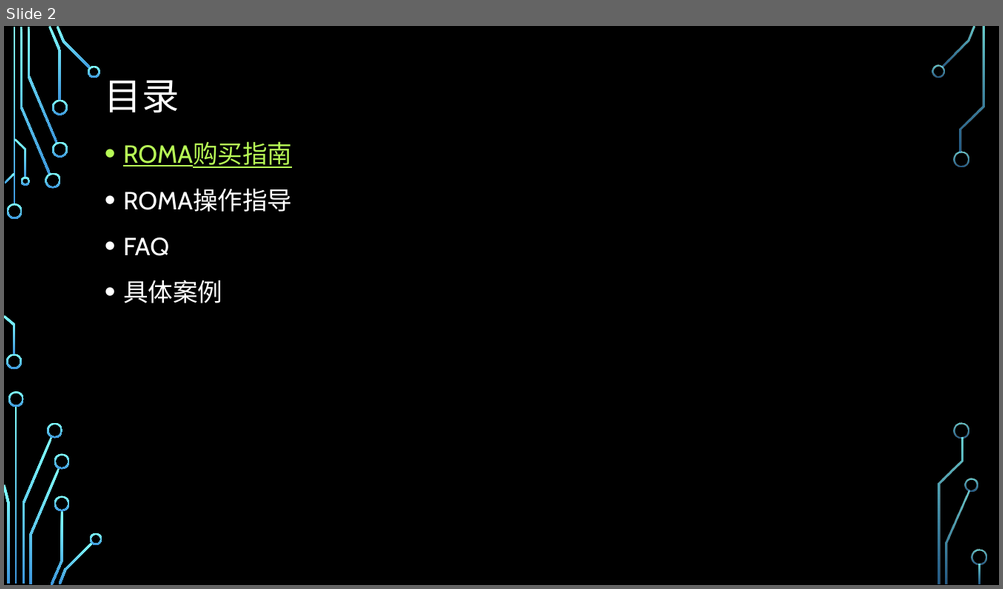
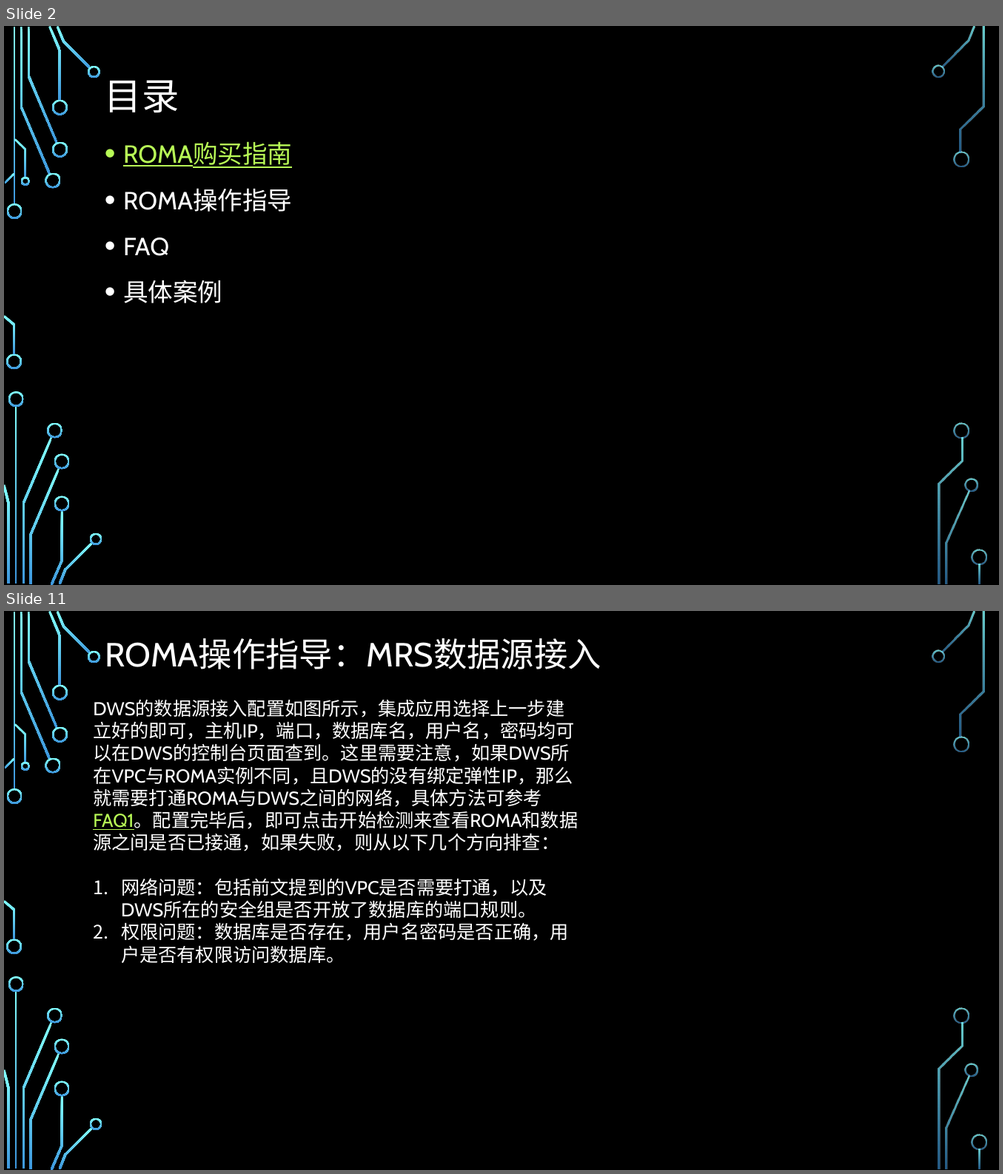
Before and after one commit to zhaoxukl1314/roma, a slide deck: ROMA使用手册.pptx. Shown one above the other, each under a label of ours: slide 2 before the commit, slides 2 and 11 after it; the slides between them are not shown. The pictures are 1003x589 and 1003x1174 pixels, drawn with LibreOffice and Linux fonts; fonts in the diff are those of the drawing; background and template pictures are left out. Boxes give left, top, right and bottom in pixels: in the first picture for what was removed or moved away, otherwise in the second. Text is boxed around its words. In the diff, an @@ line names an element or a change of style, - is before the commit and + after.

```diff
--- a/ROMA使用手册.pptx
+++ b/ROMA使用手册.pptx
@@ slide 11 added at bbox=[4, 611, 999, 1170], background picture (left out); not listed: 36 template elements that a slide beside it also shows @@
@@ title added at bbox=[105, 638, 601, 669], 32.4 pt, text #FFFFFF @@
+ROMA操作指导：MRS数据源接入
@@ text added at bbox=[93, 700, 578, 963], 18 pt, text #FFFFFF @@
+DWS的数据源接入配置如图所示，集成应用选择上一步建立好的即可，主机IP，端口，数据库名，用户名，密码均可以在DWS的控制台页面查到。这里需要注意，如果DWS所在VPC与ROMA实例不同，且DWS的没有绑定弹性IP，那么就需要打通ROMA与DWS之间的网络，具体方法可参考FAQ1。配置完毕后，即可点击开始检测来查看ROMA和数据源之间是否已接通，如果失败，则从以下几个方向排查：
+1. 网络问题：包括前文提到的VPC是否需要打通，以及DWS所在的安全组是否开放了数据库的端口规则。
+2. 权限问题：数据库是否存在，用户名密码是否正确，用户是否有权限访问数据库。
```
Also in this commit, not shown: 1 slide changed, 9 other slides added.
